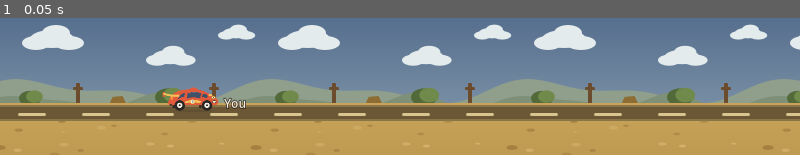
Above: before the commit, frame 1.
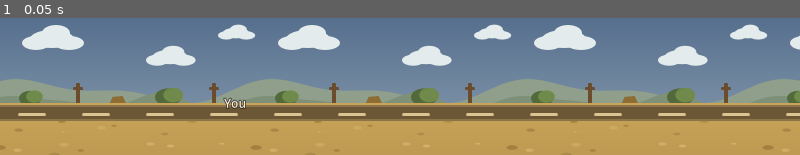
Above: after the commit, the same moment.

Repository: zerobudgetgamesinfo-gif/IdleRallyManager
Game: Godot game, scene res://scenes/stage/stage_view.tscn
The game is run twice, just before and just after one commit, with the same random seed, the same clock (stepped at 60 frames per second) and the same inputs. This scene is started directly instead of the project's main scene.
Inputs:
- Up to frame 1 (0.05 s): no input

The runs differ from the first frame. In frame 1, 0.7% of the frame differs, in the area x 20-28%, y 50-68%.

Commit message:
updated player car

Diff:
--- a/scenes/stage/art/rally_car.svg
+++ /dev/null
@@ -1,72 +0,0 @@
-<svg xmlns="http://www.w3.org/2000/svg" viewBox="0 0 400 188" width="400" height="188" role="img">
-	<title>Rally car</title>
-	<desc>Side-view rally car. Recolor by changing the fill on each group: body, stripe, glass, decal, light, tail, tire, rim. Ink and shadow are hardware and contact, not livery.</desc>
-	<!--
-		Recolor the car here. Every shape in a group inherits that fill.
-
-		body   #e25a3c  panels, scoop, wing endplate
-		stripe #f3c15a  belt, wing, mirror, lamp pod, roundel ring
-		glass  #3e5168  windows
-		decal  #fffdf8  number board
-		light  #fff6d2  headlamp and spot lamps
-		tail   #ff9a3c  rear lamp
-		tire   #2a2725  tires and mudflaps
-		rim    #f3eee4  wheel faces
-		ink    #2a2725  hubs, number, exhaust
-	-->
-	<g id="shadow" fill="#2a2725" opacity="0.16">
-		<ellipse cx="214" cy="176" rx="148" ry="6"/>
-	</g>
-	<g id="tire" fill="#2a2725">
-		<circle cx="118" cy="138" r="36"/>
-		<circle cx="300" cy="138" r="36"/>
-		<rect x="70" y="128" width="14" height="28" rx="3"/>
-		<rect x="248" y="128" width="14" height="28" rx="3"/>
-	</g>
-	<g id="rim" fill="#f3eee4">
-		<circle cx="118" cy="138" r="18"/>
-		<circle cx="300" cy="138" r="18"/>
-		<circle cx="112" cy="132" r="7" fill="#ffffff" opacity="0.55"/>
-		<circle cx="294" cy="132" r="7" fill="#ffffff" opacity="0.55"/>
-	</g>
-	<g id="body" fill="#e25a3c">
-		<path d="M58 138C42 136 36 122 44 108C50 94 56 78 72 64C92 46 122 36 162 32C206 28 250 32 280 44C302 54 320 62 338 72C356 82 370 94 374 110C378 126 364 138 346 138H334C334 119.2 318.8 104 300 104C281.2 104 266 119.2 266 138H152C152 119.2 136.8 104 118 104C99.2 104 84 119.2 84 138Z"/>
-		<path d="M176 36Q210 0 244 36Z"/>
-		<rect x="4" y="48" width="14" height="34" rx="4"/>
-	</g>
-	<g id="glass" fill="#3e5168">
-		<path d="M106 96C114 74 132 58 154 54L148 80C132 82 114 90 104 102Z"/>
-		<path d="M170 58C200 46 234 46 262 58L254 92C222 82 190 82 166 94Z"/>
-		<path d="M270 66C284 56 298 64 306 78L296 90L266 80Z"/>
-	</g>
-	<g id="shine" fill="#ffffff" opacity="0.28">
-		<path d="M182 56C206 50 234 50 252 58C228 54 200 54 180 60Z"/>
-	</g>
-	<g id="stripe" fill="#f3c15a">
-		<path d="M8 54L60 66H116V80L62 80L10 68Z"/>
-		<path d="M156 112C186 100 230 100 262 110L254 124C220 116 184 116 152 126Z"/>
-		<circle cx="204" cy="114" r="16"/>
-		<path d="M308 68C318 58 336 62 334 74C324 78 312 76 308 68Z"/>
-		<rect x="328" y="78" width="30" height="16" rx="8"/>
-	</g>
-	<g id="decal" fill="#fffdf8">
-		<circle cx="204" cy="114" r="11"/>
-	</g>
-	<g id="tail" fill="#ff9a3c">
-		<rect x="58" y="82" width="14" height="18" rx="4"/>
-	</g>
-	<g id="ink" fill="#2a2725">
-		<circle cx="118" cy="138" r="6.5"/>
-		<circle cx="300" cy="138" r="6.5"/>
-		<path d="M205 105L201 110H204.2V123H208.2V105Z"/>
-		<rect x="50" y="132" width="18" height="8" rx="3"/>
-		<ellipse cx="348" cy="114" rx="15" ry="9"/>
-		<circle cx="336" cy="86" r="6.2"/>
-		<circle cx="350" cy="86" r="6.2"/>
-	</g>
-	<g id="light" fill="#fff6d2">
-		<ellipse cx="348" cy="114" rx="11" ry="6.5"/>
-		<circle cx="336" cy="86" r="4.2"/>
-		<circle cx="350" cy="86" r="4.2"/>
-	</g>
-</svg>
--- a/scenes/stage/stage_view.tscn
+++ b/scenes/stage/stage_view.tscn
@@ -1,7 +1,6 @@
 [gd_scene format=3 uid="uid://bn7stageviews"]
 
 [ext_resource type="Script" uid="uid://cm8stageviewg" path="res://scripts/stage/stage_view.gd" id="1_view"]
-[ext_resource type="Texture2D" uid="uid://b5huthbt0qi8e" path="res://scenes/stage/art/rally_car.svg" id="2_car"]
 [ext_resource type="AudioStream" uid="uid://n3cu2okf20wb" path="res://audio/reveal_loop.wav" id="3_loop"]
 [ext_resource type="AudioStream" uid="uid://bj5qomlk1bt1n" path="res://audio/incident_stinger.wav" id="4_stinger"]
 
@@ -62,9 +61,9 @@
 unique_name_in_owner = true
 
 [node name="Car" type="Sprite2D" parent="Player/Pose"]
-position = Vector2(-30, -26.1)
-scale = Vector2(0.5, 0.5)
-texture = ExtResource("2_car")
+unique_name_in_owner = true
+position = Vector2(10, -12)
+scale = Vector2(1.25, 1.25)
 centered = false
 
 [node name="Tag" type="Label" parent="Player/Pose"]
--- a/scripts/stage/stage_view.gd
+++ b/scripts/stage/stage_view.gd
@@ -87,6 +87,7 @@
 @onready var _rivals: Node2D = %Rivals
 @onready var _player: Node2D = %Player
 @onready var _pose: Node2D = %Pose
+@onready var _car: Sprite2D = %Car
 @onready var _poses: AnimationPlayer = %Poses
 @onready var _loop: AudioStreamPlayer = %Loop
 @onready var _stinger: AudioStreamPlayer = %Stinger
@@ -108,10 +109,19 @@
 
 func _ready() -> void:
 	mouse_filter = Control.MOUSE_FILTER_IGNORE
+	_apply_player_car()
 	_build_rivals()
 	_build_pose_clips()
 	_poses.animation_finished.connect(_on_pose_finished)
 	_loop.play()
+
+
+## The drafted car's portrait stands in for the player; no championship leaves it blank.
+func _apply_player_car() -> void:
+	var champ := Session.championship
+	var player := champ.player_entry() if champ != null else null
+	var drafted := Session.CATALOG.car(player.car_id) if player != null else null
+	_car.texture = drafted.portrait if drafted != null else null
 
 
 func _process(_delta: float) -> void:
Not shown, removed: scenes/stage/art/rally_car.svg.import
